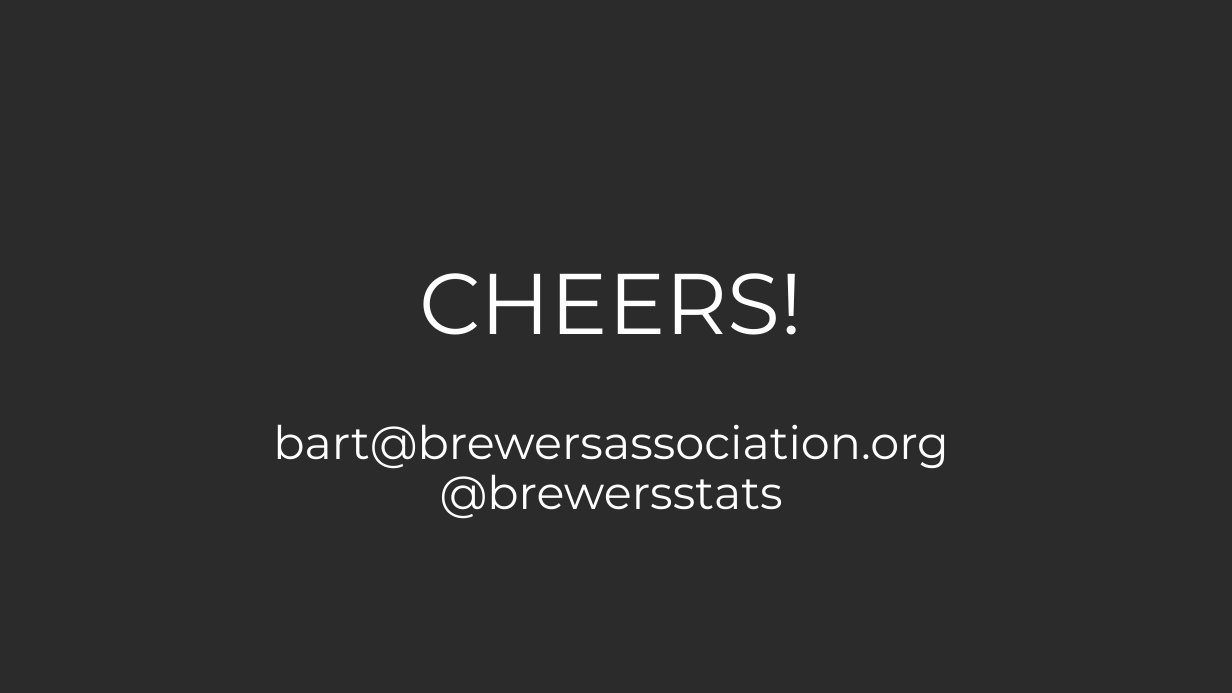
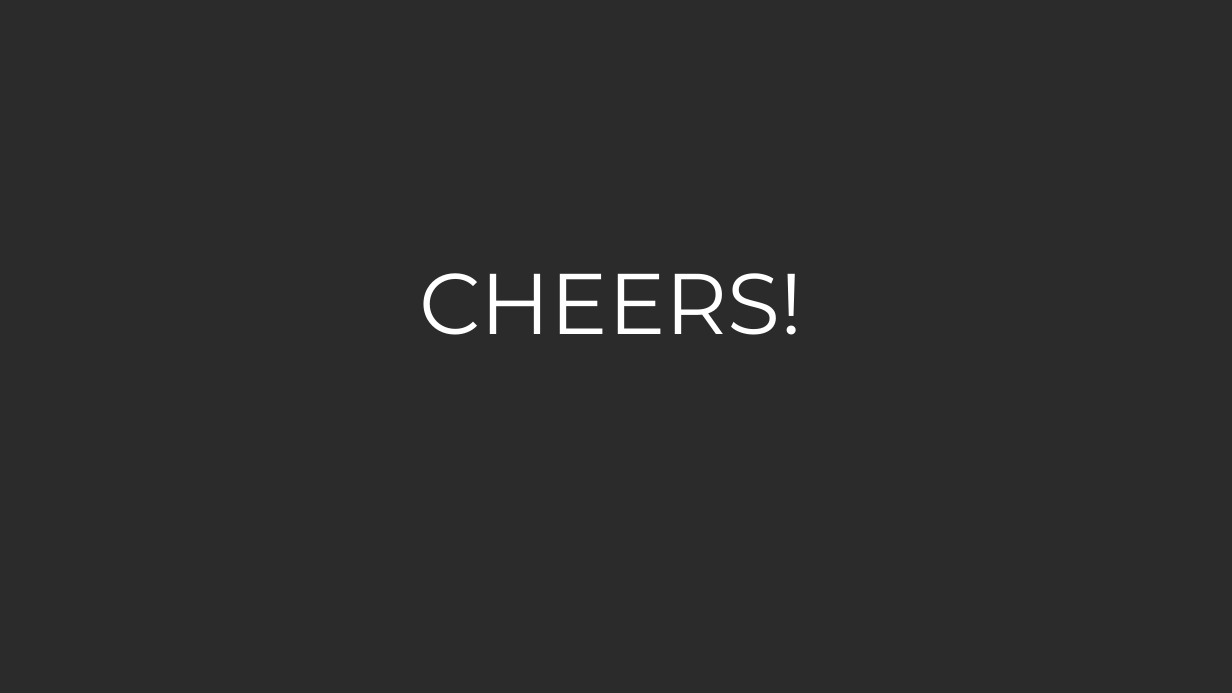
Before and after one commit to martin8886/Case-Study-1-EDA-of-breweries-in-R, a slide deck: slide 6 of presentation/Team_TAM_CaseStudy01.pptx (slide 51 before the commit). Drawn at 1232x693 pixels with LibreOffice and Linux fonts; fonts in the diff are those of the drawing; background and template pictures are left out; a plain dark background stands for a picture behind light text. Boxes give left, top, right and bottom in pixels: in the first picture for what was removed or moved away, otherwise in the second. Text is boxed around its words. In the diff, an @@ line names an element or a change of style, - is before the commit and + after.

```diff
--- a/presentation/Team_TAM_CaseStudy01.pptx
+++ b/presentation/Team_TAM_CaseStudy01.pptx
@@ title at [419,273,803,335]: text changed; size 36 to 67 pt @@
-CHEERS!
-bart@brewersassociation.org
-@brewersstats
+CHEERS!
```
Also in this commit, not shown: 5 slides added, 50 slides removed.
